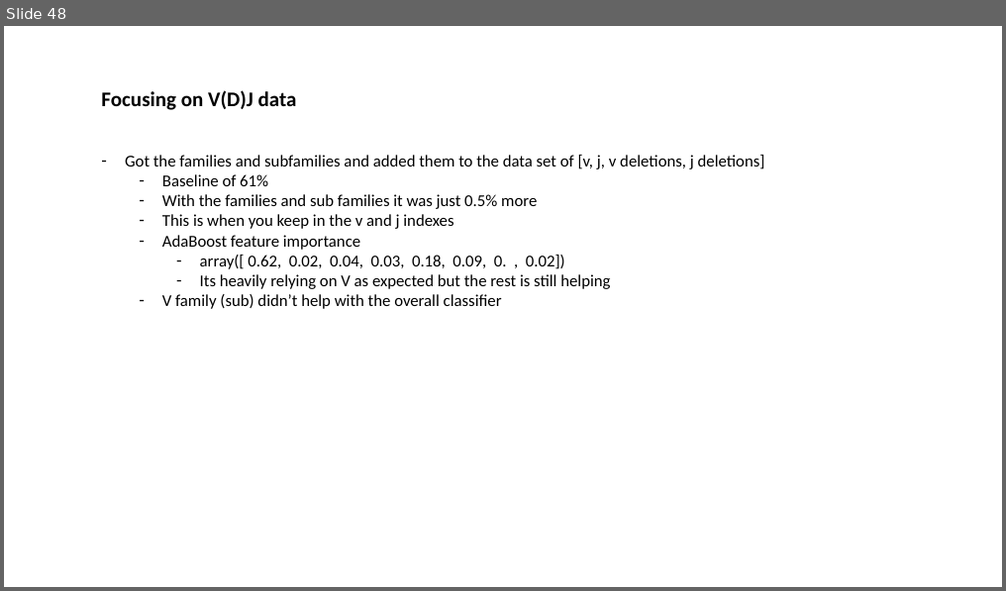
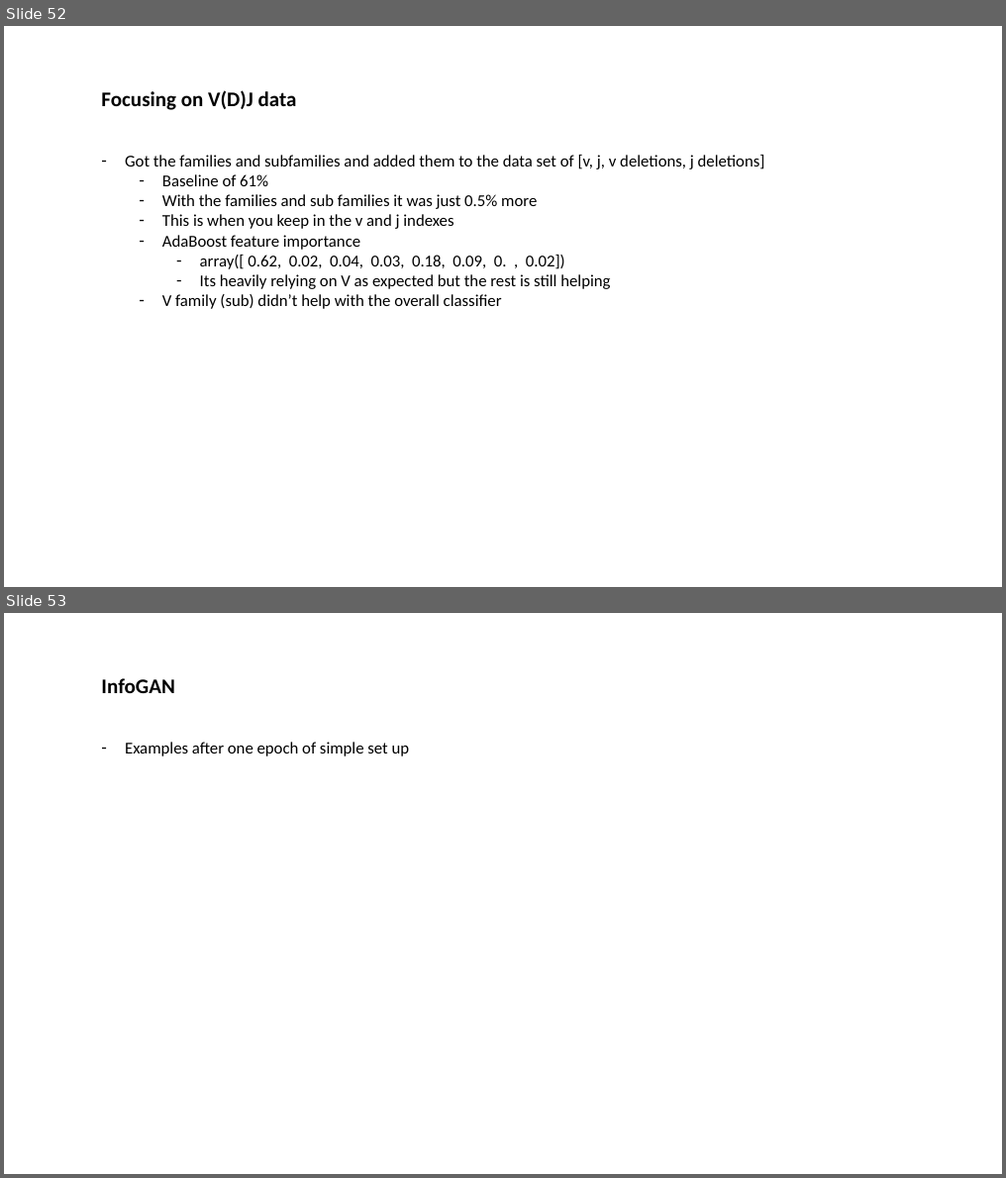
Before and after one commit to innate2adaptive/tcRIP, a slide deck: presentations/algorithm_overview.pptx. Shown one above the other, each under a label of ours: slide 48 before the commit, slides 52 and 53 after it. The pictures are 1006x591 and 1006x1178 pixels, drawn with LibreOffice and Linux fonts; fonts in the diff are those of the drawing. Boxes give left, top, right and bottom in pixels: in the first picture for what was removed or moved away, otherwise in the second. Text is boxed around its words. In the diff, an @@ line names an element or a change of style, - is before the commit and + after.

```diff
--- a/presentations/algorithm_overview.pptx
+++ b/presentations/algorithm_overview.pptx
@@ slide 53 added at (x1=4, y1=613, x2=1002, y2=1174), background #FFFFFF @@
@@ text added at (x1=101, y1=678, x2=174, y2=693), 20 pt, text #000000, bold @@
+InfoGAN
@@ text added at (x1=125, y1=742, x2=410, y2=757), 16 pt, text #000000 @@
+– Examples after one epoch of simple set up
@@ what was slide 48 is now slide 52 @@
```
Also in this commit, not shown: 5 slides changed, 5 other slides added, 26 other files.
